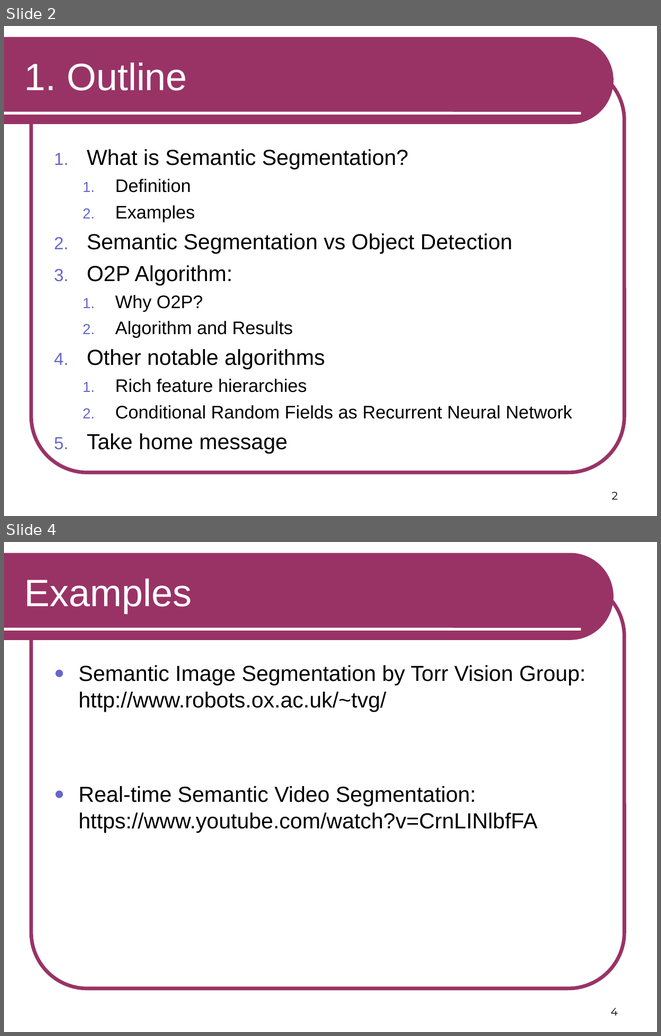
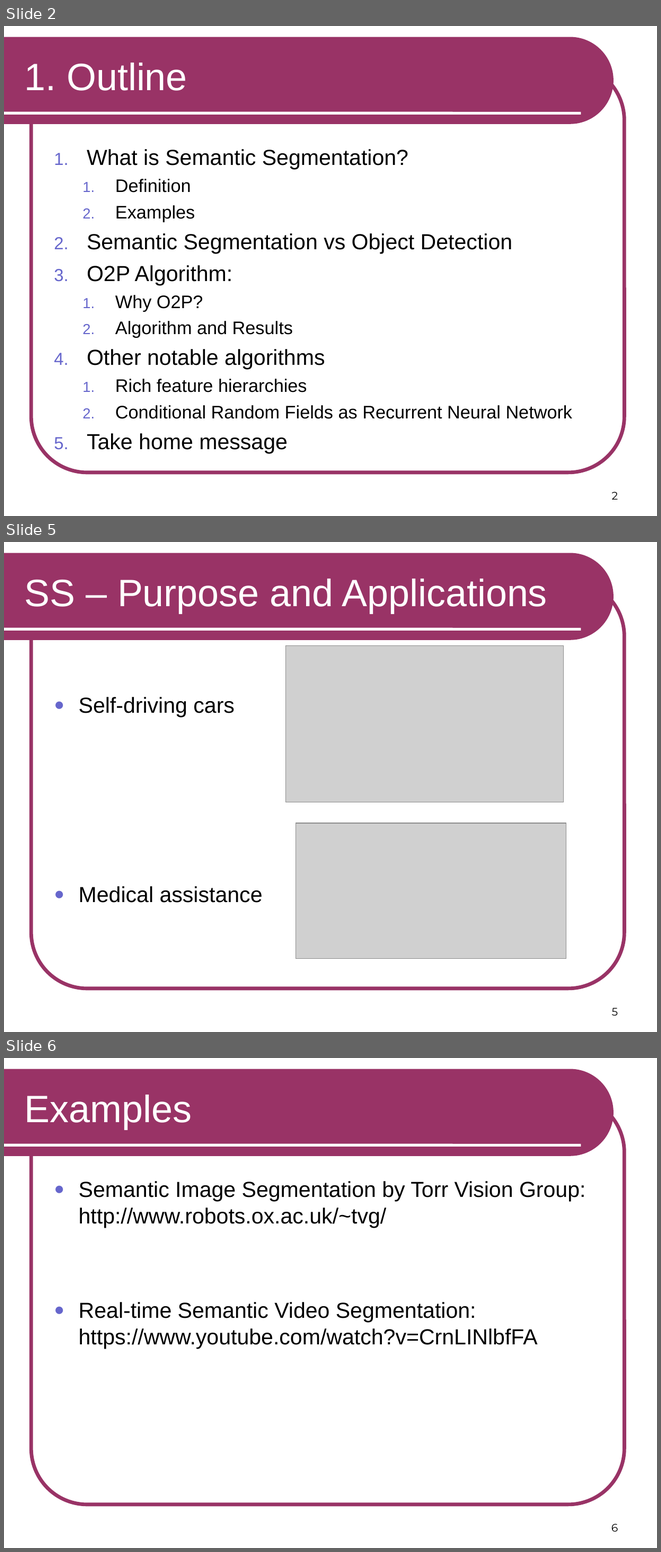
Before and after one commit to RSIP/SSI-SemanticSegmentation, a slide deck: template_slides.ppt. Shown one above the other, each under a label of ours: slides 2 and 4 before the commit, slides 2, 5 and 6 after it; the slides between them are not shown. The pictures are 661x1036 and 661x1552 pixels, drawn with LibreOffice and Linux fonts; fonts in the diff are those of the drawing; grey boxes stand for pictures. Boxes give left, top, right and bottom in pixels: in the first picture for what was removed or moved away, otherwise in the second. Text is boxed around its words. In the diff, an @@ line names an element or a change of style, - is before the commit and + after.

```diff
--- a/template_slides.ppt
+++ b/template_slides.ppt
@@ slide 5 added at box(4, 542, 657, 1032), background #FFFFFF; not listed: 3 template elements that a slide beside it also shows @@
@@ title added at box(25, 579, 547, 613), 42 pt, text #FFFFFF @@
+SS – Purpose and Applications
@@ picture added at box(285, 646, 564, 802) @@
@@ text added at box(79, 697, 263, 902), 24 pt, text #000000 @@
+● Self-driving cars
+● Medical assistance
@@ picture added at box(296, 823, 566, 958) @@
@@ page number added at box(612, 1007, 618, 1015), 12 pt, text #000000 @@
+5
@@ what was slide 4 is now slide 6 @@
@@ page number at box(611, 1523, 618, 1531): text changed @@
-4
+6
```
Also in this commit, not shown: 3 slides changed, 2 other slides added, 1 slide removed.
